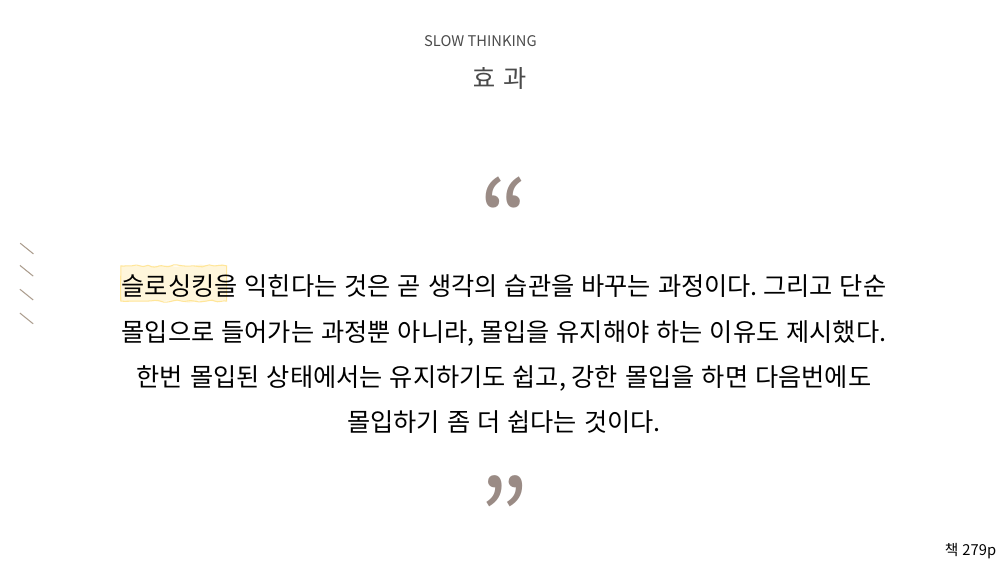
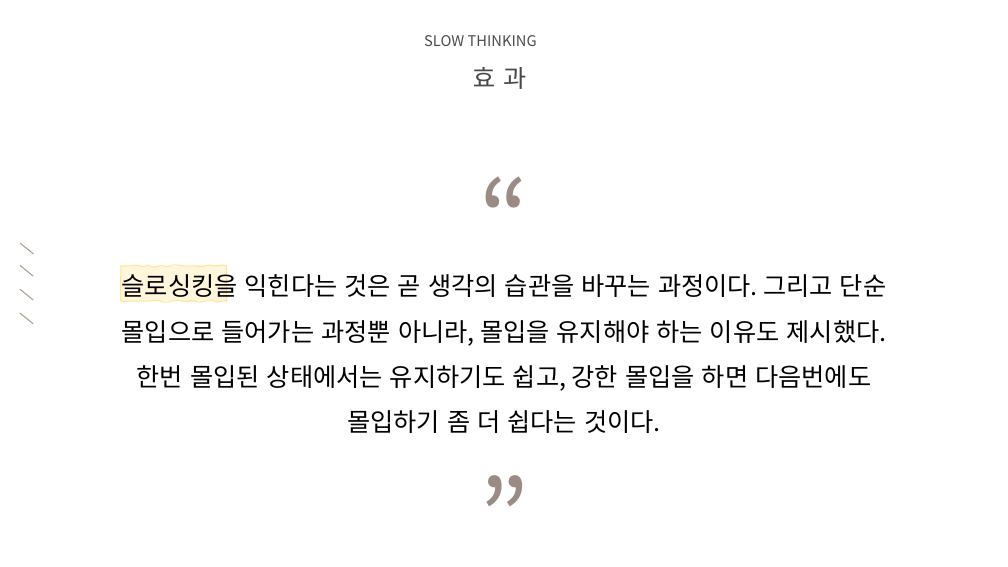
Before and after one commit to audgks5551/ppt, a slide deck: slide 7 of 2조.pptx. Drawn at 1008x567 pixels with LibreOffice and Linux fonts; fonts in the diff are those of the drawing; background and template pictures are left out. Boxes give left, top, right and bottom in pixels: in the first picture for what was removed or moved away, otherwise in the second. Text is boxed around its words. In the diff, an @@ line names an element or a change of style, - is before the commit and + after.

```diff
--- a/2조.pptx
+++ b/2조.pptx
@@ text removed at <box>945,543,996,559</box> @@
-책 279p
```
Also in this commit, not shown: 4 other slides changed, 1 slide added, 1 slide removed.
